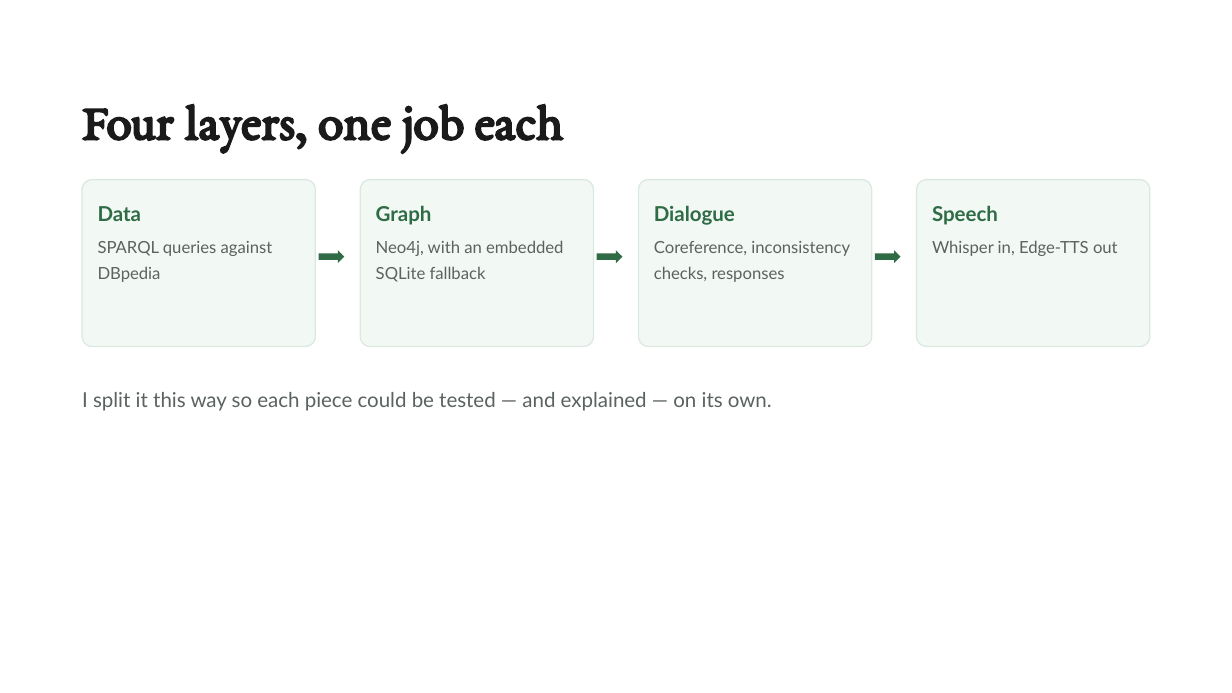
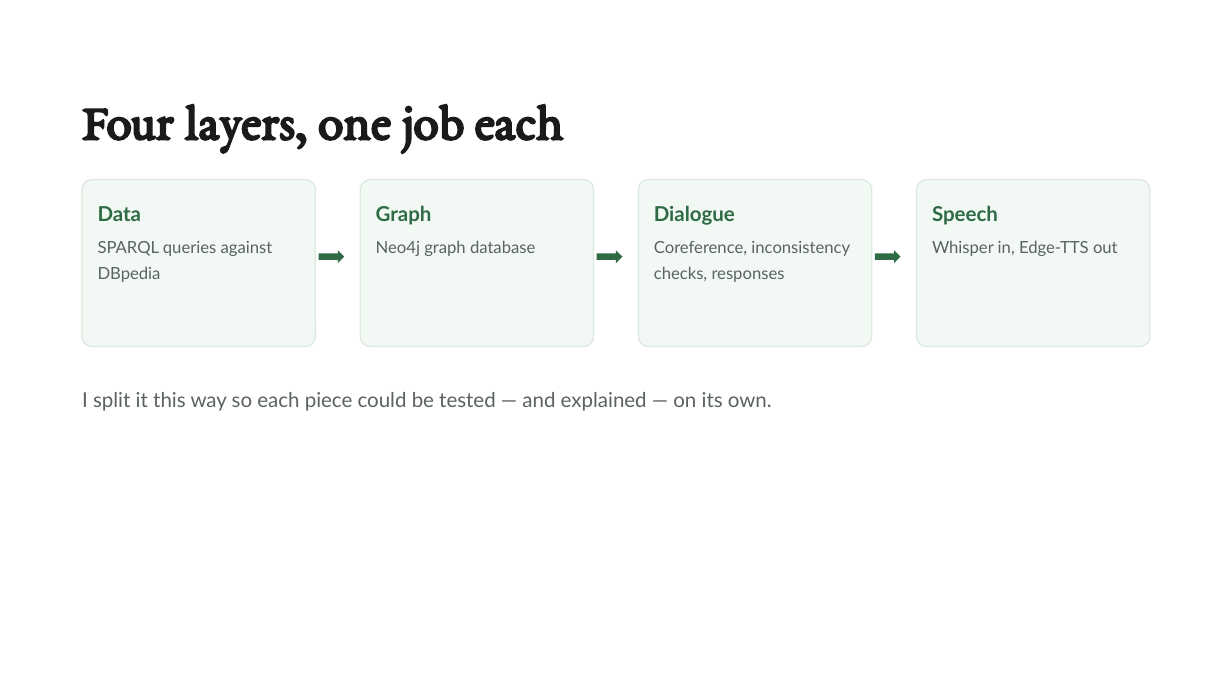
Before and after one commit to Mahdi-Miri/NLP-Project, a slide deck: slide 5 of presentation.pptx. Drawn at 1232x693 pixels with LibreOffice and Linux fonts; fonts in the diff are those of the drawing. Boxes give left, top, right and bottom in pixels: in the first picture for what was removed or moved away, otherwise in the second. Text is boxed around its words. In the diff, an @@ line names an element or a change of style, - is before the commit and + after.

```diff
--- a/presentation.pptx
+++ b/presentation.pptx
@@ text at [376,240,535,256]: text changed @@
-Neo4j, with an embedded SQLite fallback
+Neo4j graph database
```
Also in this commit, not shown: 4 other slides changed, 1 slide added, 30 other files.
